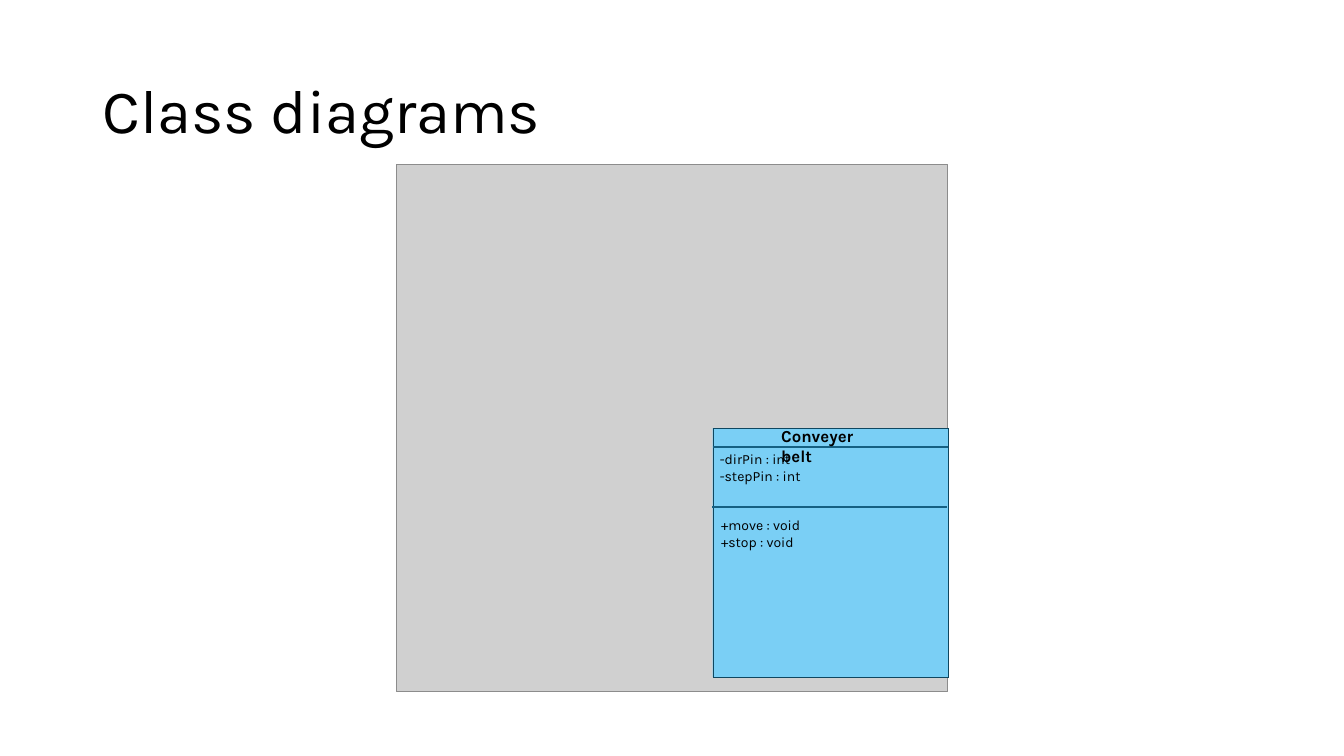
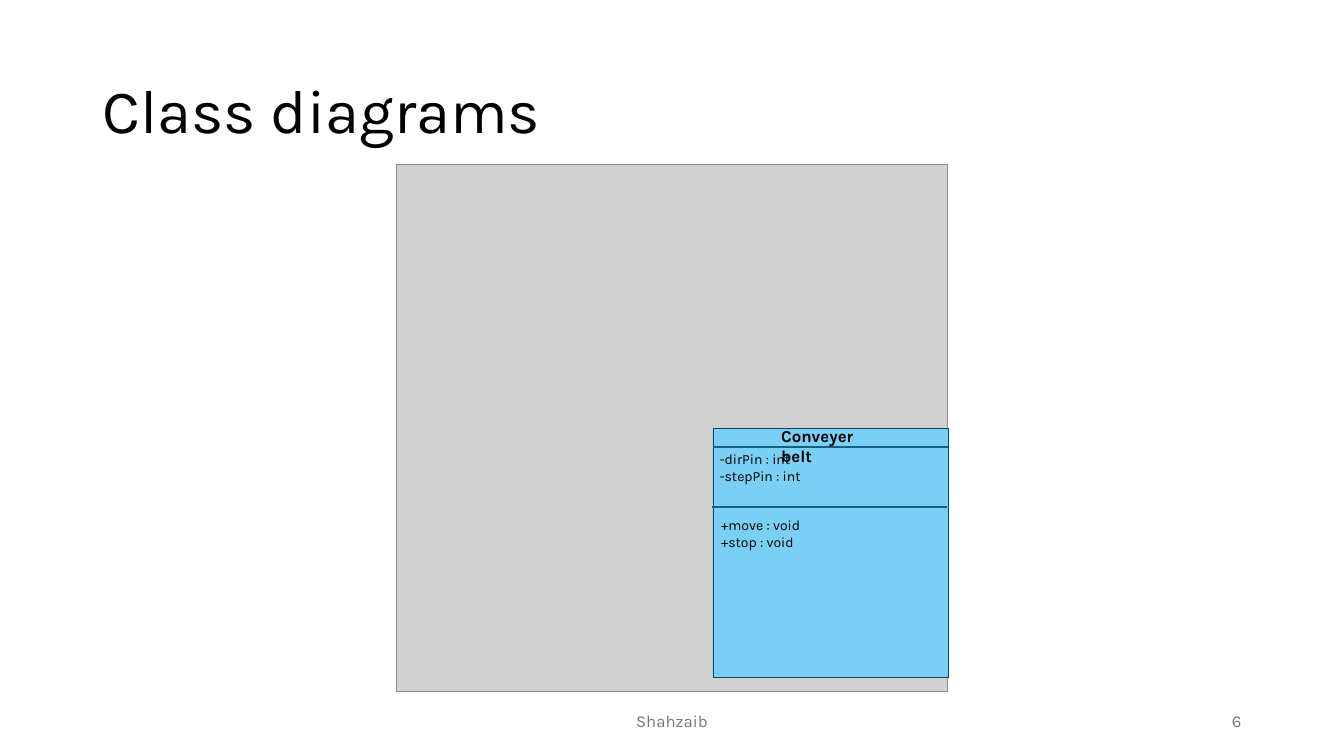
Before and after one commit to DavidGonzalez2399/SS2024_AES_Lab_A, a slide deck: slide 6 of Presentation/Presentation_slides.pptx. Drawn at 1344x756 pixels with LibreOffice and Linux fonts; fonts in the diff are those of the drawing; grey boxes stand for pictures. Boxes give left, top, right and bottom in pixels: in the first picture for what was removed or moved away, otherwise in the second. Text is boxed around its words. In the diff, an @@ line names an element or a change of style, - is before the commit and + after.

```diff
--- a/Presentation/Presentation_slides.pptx
+++ b/Presentation/Presentation_slides.pptx
@@ text added at (636, 715, 708, 727), 12 pt, text #797979 @@
+Shahzaib
@@ page number added at (1232, 716, 1242, 727), 12 pt, text #797979 @@
+6
```
Also in this commit, not shown: 5 other slides changed, 1 slide added, 1 slide removed.
